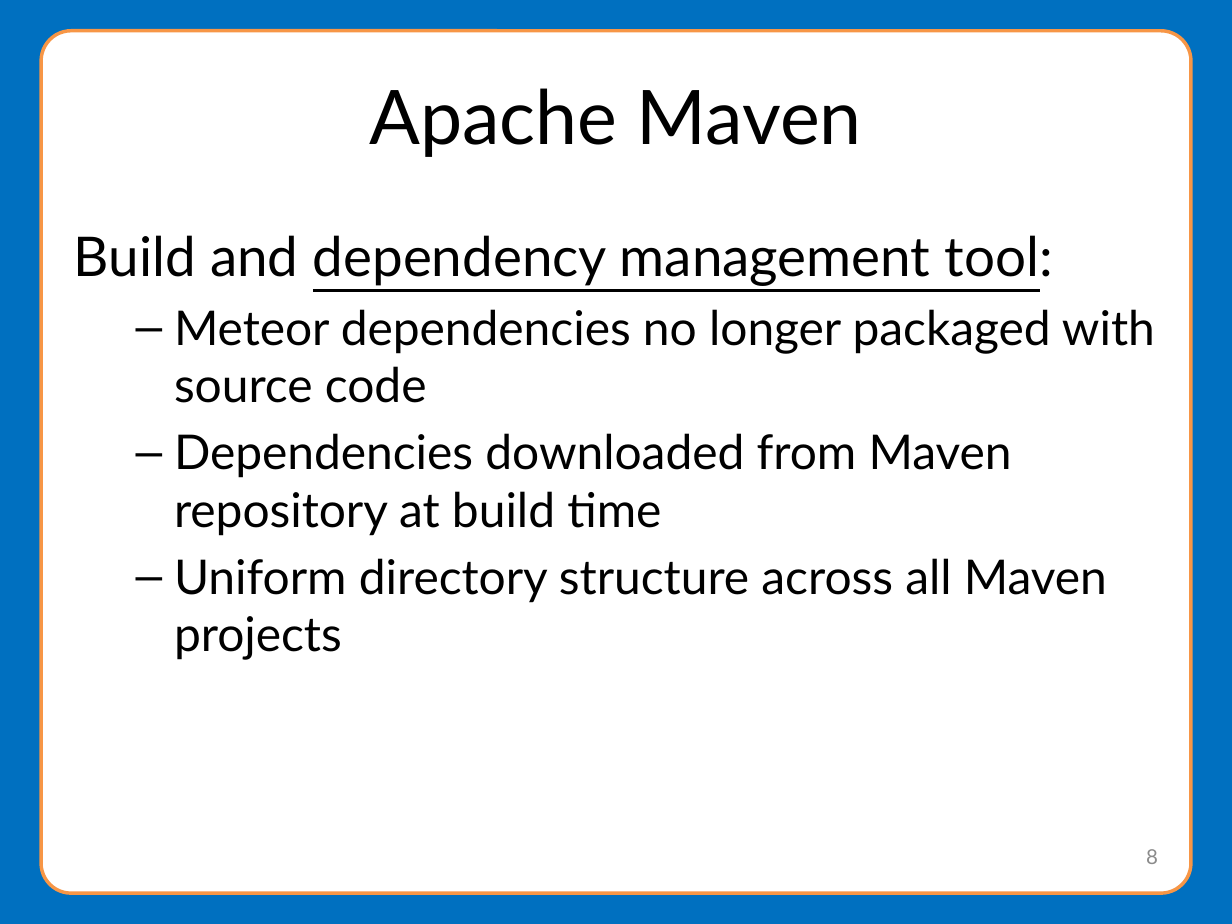
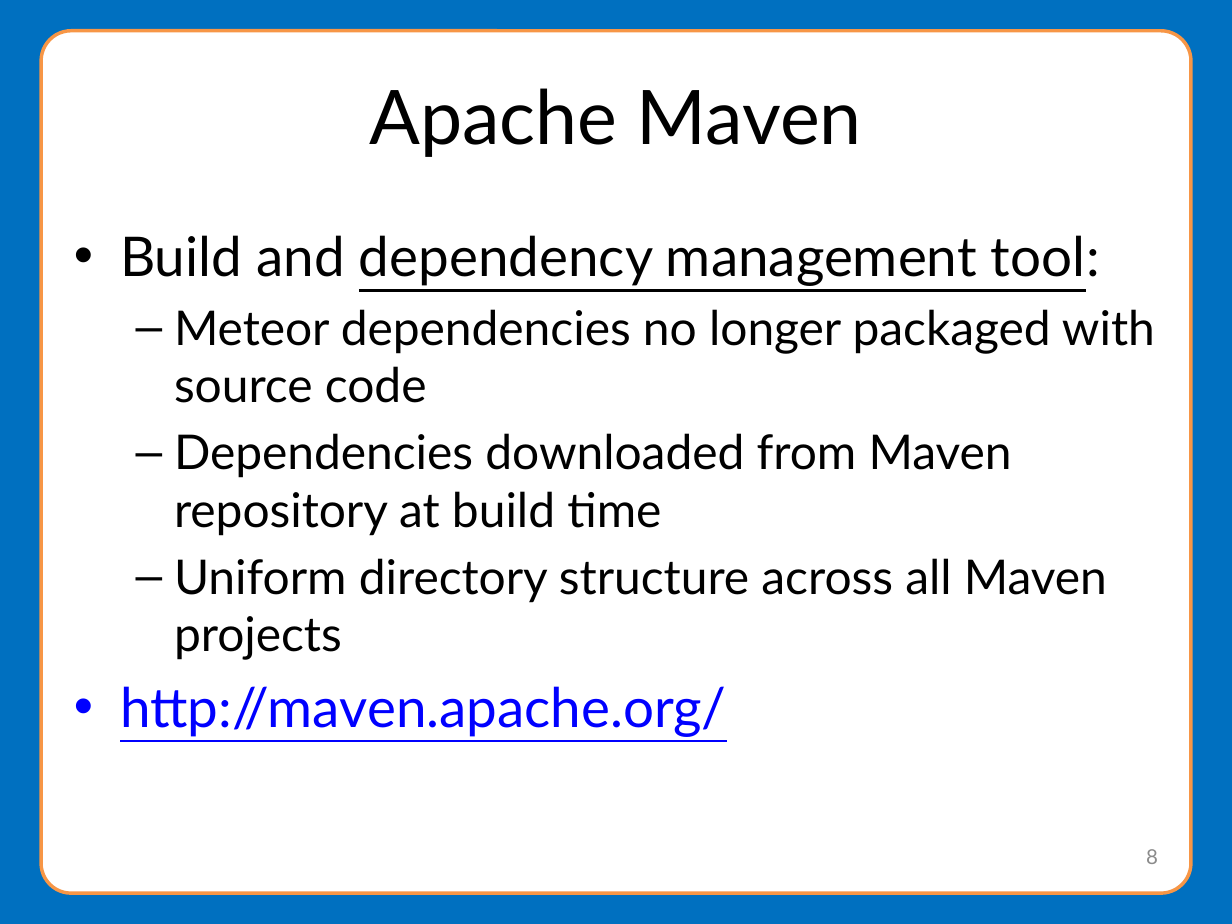
Before and after one commit to NationalStudentClearinghouse/Meteor4, a slide deck: slide 8 of docs/webinar/MeteorWebinarPresentation.pptx. Drawn at 1232x924 pixels with LibreOffice and Linux fonts; fonts in the diff are those of the drawing; background and template pictures are left out. Boxes give left, top, right and bottom in pixels: in the first picture for what was removed or moved away, otherwise in the second. Text is boxed around its words. In the diff, an @@ line names an element or a change of style, - is before the commit and + after.

```diff
--- a/docs/webinar/MeteorWebinarPresentation.pptx
+++ b/docs/webinar/MeteorWebinarPresentation.pptx
@@ text at bbox=[120, 235, 1100, 286]: bullet none to • @@
@@ text at bbox=[120, 686, 727, 737]: paragraph added @@
+• http://maven.apache.org/
```
Also in this commit, not shown: 4 other slides changed, 1 slide added, 1 slide removed.
